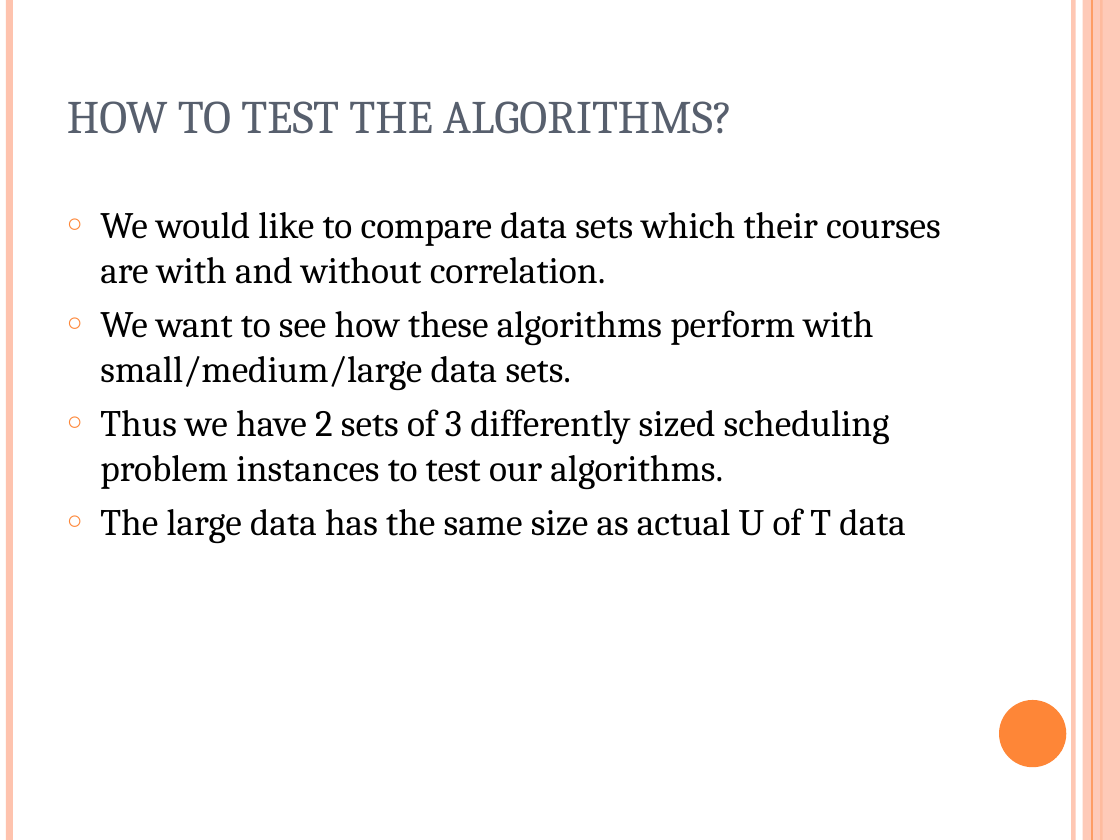
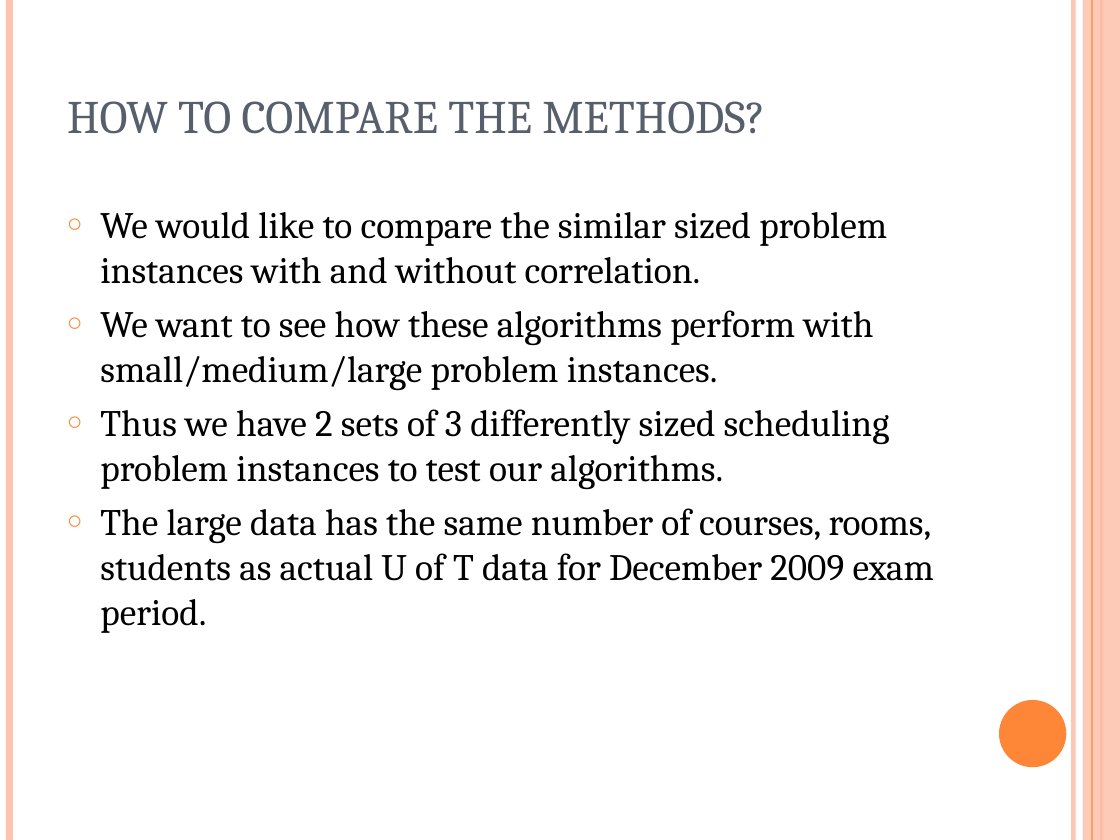
Before and after one commit to putrakoreng/csc384-genetic-algorithms-project, a slide deck: slide 12 of GA_TestBench/Data Files/presentation.ppt (slide 8 before the commit). Drawn at 1120x840 pixels with LibreOffice and Linux fonts; fonts in the diff are those of the drawing. Boxes give left, top, right and bottom in pixels: in the first picture for what was removed or moved away, otherwise in the second. Text is boxed around its words. In the diff, an @@ line names an element or a change of style, - is before the commit and + after.

```diff
--- a/GA_TestBench/Data Files/presentation.ppt
+++ b/GA_TestBench/Data Files/presentation.ppt
@@ title at (x1=67, y1=101, x2=765, y2=134): text changed @@
-HOW TO TEST THE ALGORITHMS?
+HOW TO COMPARE THE METHODS?
@@ text at (x1=100, y1=212, x2=887, y2=391): text changed @@
-○ We would like to compare data sets which their courses are with and without correlation.
-○ We want to see how these algorithms perform with small/medium/large data sets.
+○ We would like to compare the similar sized problem instances with and without correlation.
+○ We want to see how these algorithms perform with small/medium/large problem instances.
@@ text at (x1=100, y1=508, x2=934, y2=633): text changed @@
-○ The large data has the same size as actual U of T data
+○ The large data has the same number of courses, rooms, students as actual U of T data for December 2009 exam period.
```
Also in this commit, not shown: 7 other slides changed, 9 slides added, 7 slides removed, 1 other file.
